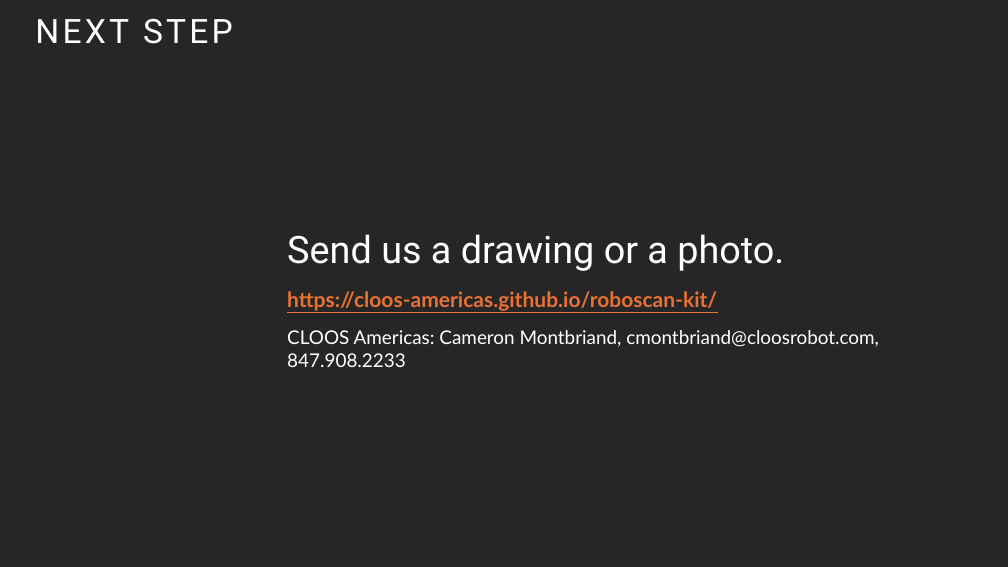
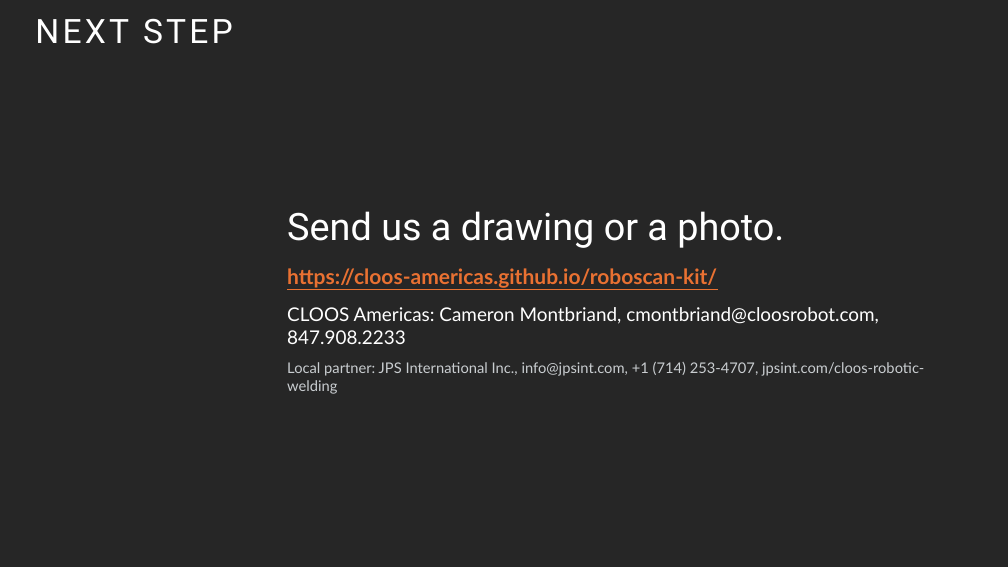
Before and after one commit to cloos-americas/roboscan-kit, a slide deck: slide 9 of CLOOS-RoboScan-Structural-Steel.pptx. Drawn at 1008x567 pixels with LibreOffice and Linux fonts; fonts in the diff are those of the drawing; background and template pictures are left out. Boxes give left, top, right and bottom in pixels: in the first picture for what was removed or moved away, otherwise in the second. Text is boxed around its words. In the diff, an @@ line names an element or a change of style, - is before the commit and + after.

```diff
--- a/CLOOS-RoboScan-Structural-Steel.pptx
+++ b/CLOOS-RoboScan-Structural-Steel.pptx
@@ text at (287,362,924,394): paragraph added @@
+Local partner: JPS International Inc., info@jpsint.com, +1 (714) 253-4707, jpsint.com/cloos-robotic-welding
```
Also in this commit, not shown: 2 other files.
